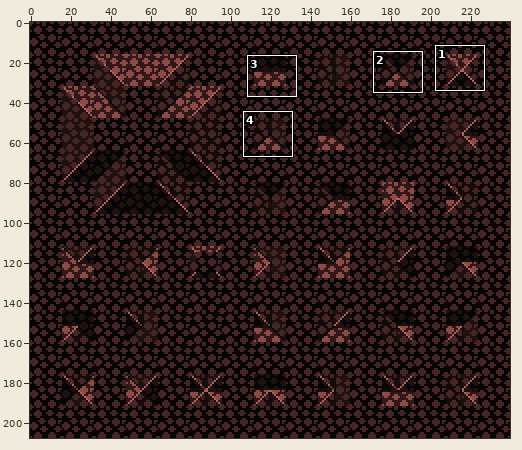
Sprite sheet: graphics/images/ramps_soil.png. The first picture is a wide view before the edit; the outline marks the close-up.
Close-up. Old version:
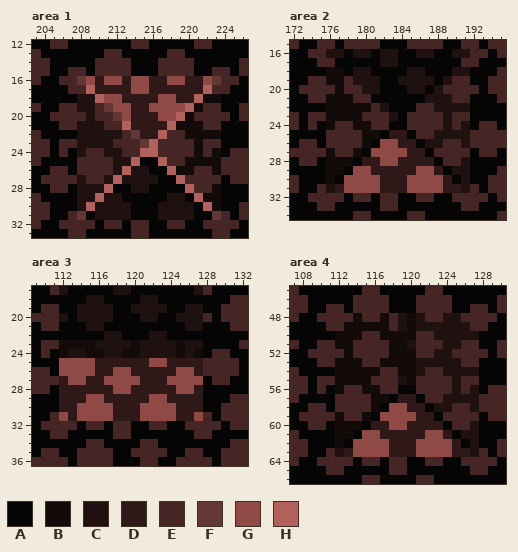
The file is 480x416 pixels, drawn in blocks of 2x2; one block is one cell here. Colours within 5 levels of each other are drawn and written as one. Shown: area 1: x 203..226, y 12..33; area 2: x 172..195, y 15..34; area 3: x 109..132, y 17..36; area 4: x 107..130, y 45..66. The commit also changed other parts of the picture, which this record leaves out.
Palette (. is transparent): A #050505  B #130a0a  C #201111  D #2f1918  E #462624  F #633834  G #8f4a46  H #b2615d
Now the later version:
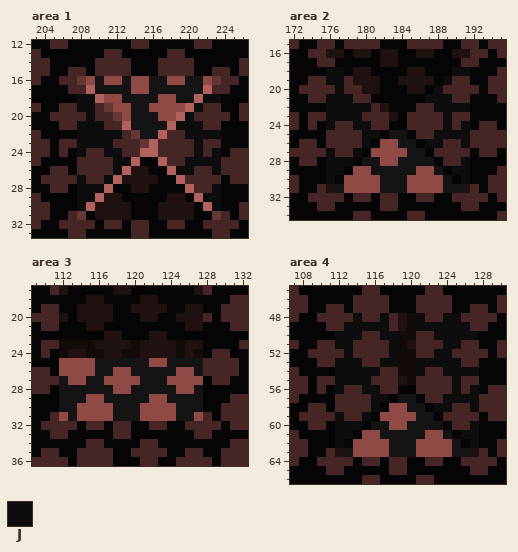
Colours new in this view: J #0d0d0d
From old to new:
colour D: #2f1918 -> #141414
Changed rows in their new state; - is a pixel that keeps its letter.
Area 1:
first column x 208:
18 JJ------------JJ
19 JJ-----------J--
20 -J----------J---
21 JJJ--------JJJ--
22 JJJJJ-------JJJJ
23 JJJJ---------J--
24 J--JJ--------J-J
25 ----JJ------JJJJ
26 ----J------JJ--J
27 J--J------------
28 JJJ------------J
29 JJ------------JJ
30 J--------------J
Area 2:
first column x 176:
18 JJ------------JJ
19 JJ-----------J--
20 -J----------J---
21 JJJ--------JJJ--
22 JJJJJ-------JJJJ
23 JJJJ---------J--
24 J--JJ--------J-J
25 ----JJ------JJJJ
26 ----J------JJ--J
27 J--J------------
28 JJJ------------J
29 JJ------------JJ
30 J--------------J
Area 4:
first column x 112:
48 --J--J---J--JJ--
49 -JJJJJ---JJJJJJ-
50 JJJ--JJ----JJJJJ
51 JJ----J-----JJ--
52 -J----J----JJ---
53 JJJ--JJ--JJJJJ--
54 JJJJJ----J--JJJJ
55 JJJJ---------J--
56 J--JJ--------J-J
57 ----JJ------JJJJ
58 ----J------JJ--J
59 J--J------------
60 JJJ------------J
61 JJ------------JJ
62 J--------------J
